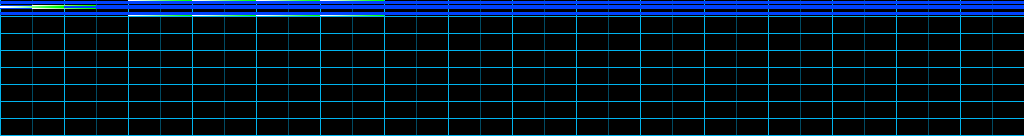
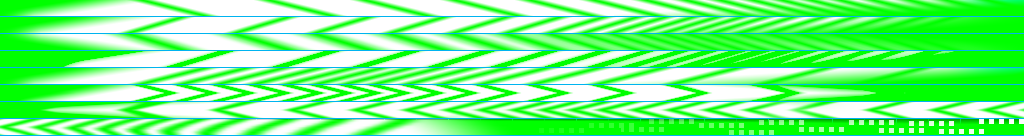
The second w=1024, h=136 image is a revision of the first. Changes to its layers:
removed layer "Layer 28 copy 3" over 256, 0, 384, 16
showed "soft_3", moved it above "Layer 29" over 0, 0, 1024, 135
hid "Layer 28 copy 2", painted on it over 128, 0, 448, 16
hid "Layer 28 copy" over 32, 5, 96, 9
hid "Layer 28" over 0, 6, 64, 8
hid "Layer 22" over 0, 1, 1024, 15
